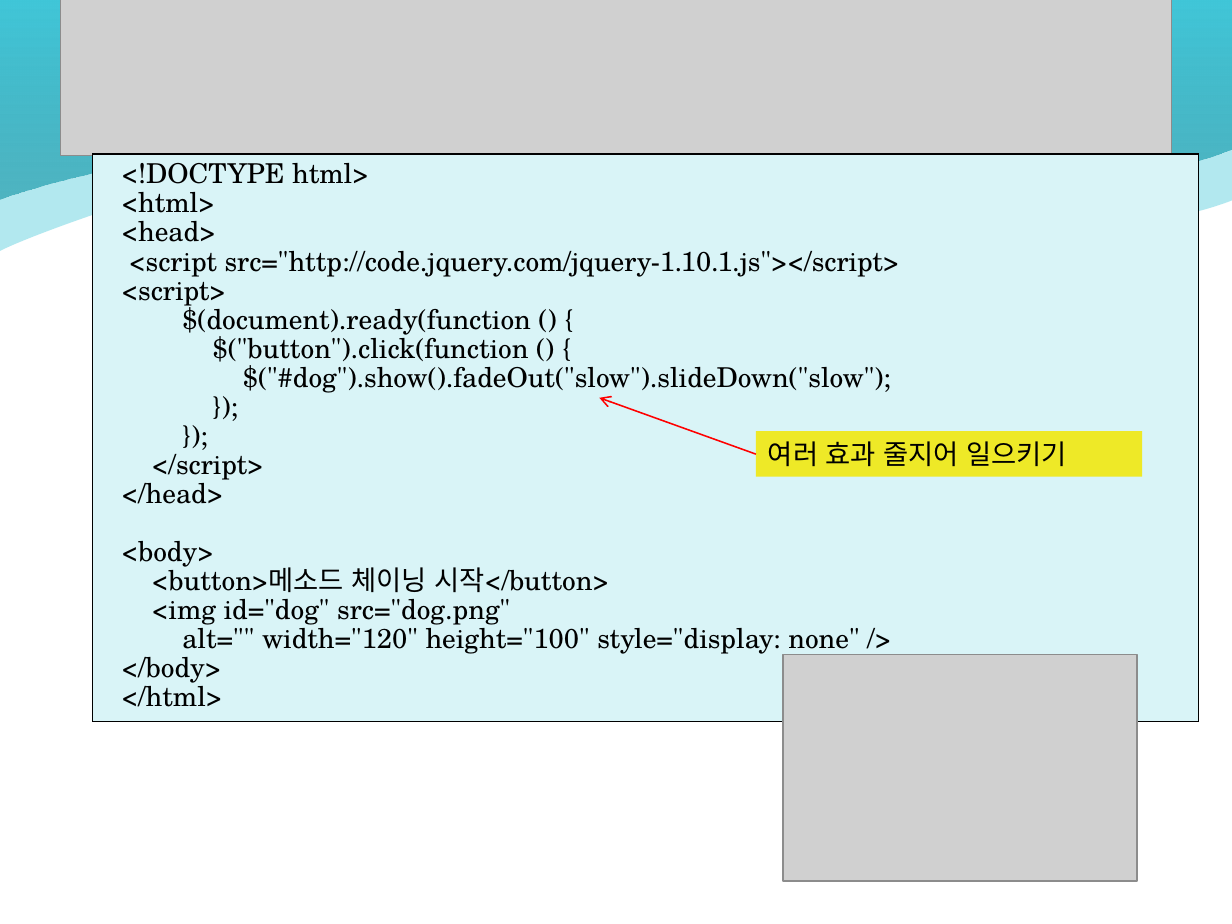
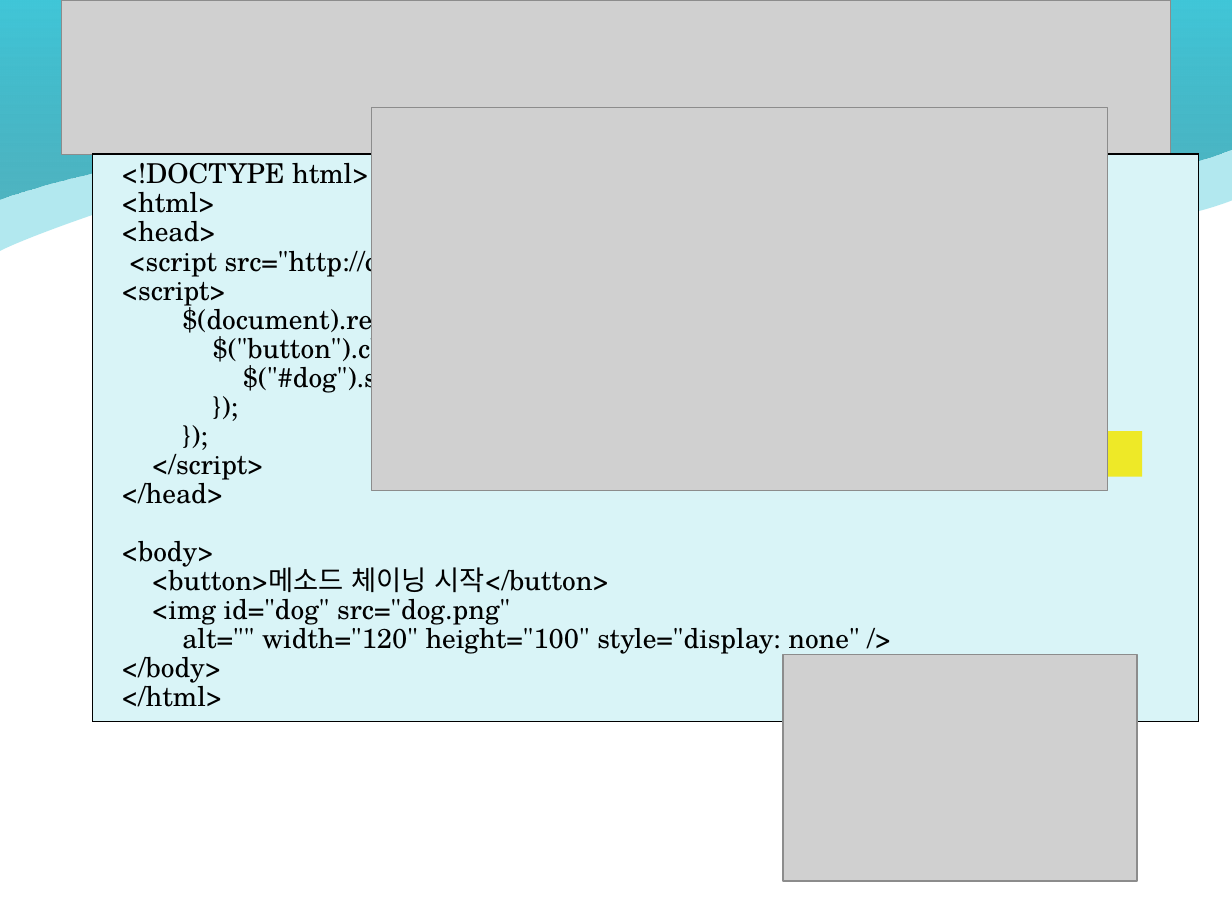
Before and after one commit to rkdntm1/WebStudy_Kosmo, a slide deck: slide 19 of html_ppt/Chap12-jQUERY,Ajax,JSON.ppt. Drawn at 1232x924 pixels with LibreOffice and Linux fonts; fonts in the diff are those of the drawing; grey boxes stand for pictures; background and template pictures are left out. Boxes give left, top, right and bottom in pixels: in the first picture for what was removed or moved away, otherwise in the second. Text is boxed around its words. In the diff, an @@ line names an element or a change of style, - is before the commit and + after.

```diff
--- a/html_ppt/Chap12-jQUERY,Ajax,JSON.ppt
+++ b/html_ppt/Chap12-jQUERY,Ajax,JSON.ppt
@@ picture added at (x1=372, y1=107, x2=1108, y2=490) @@
@@ arrow removed from (756, 455) to (599, 398) @@
```
Also in this commit, not shown: 33 other slides changed, 58 other files.
